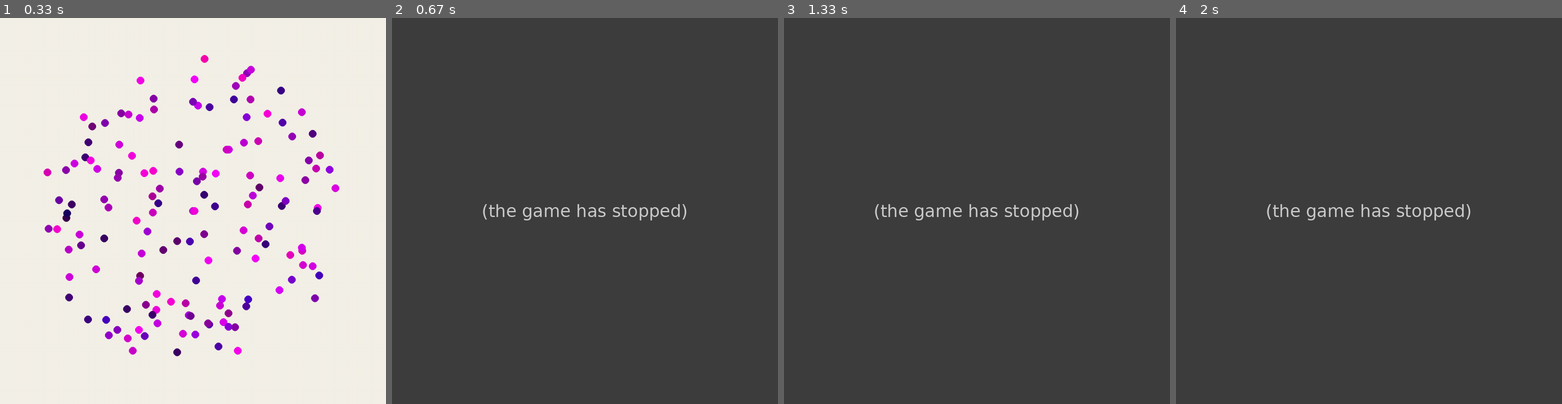
Above: before the commit, frames 1-4 (left to right).
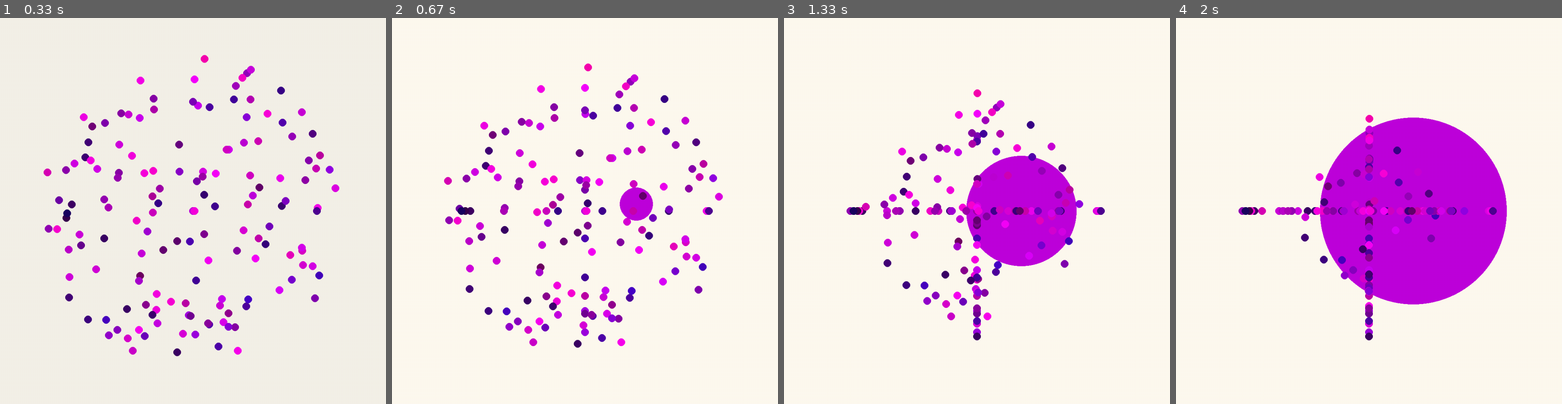
Above: after the commit, the same moments.

Repository: sd18spring/InteractiveProgramming
Game: pygame game, started from final.py
The game is run twice, just before and just after one commit, with the same random seed, the same clock (stepped at 60 frames per second) and the same inputs.
Inputs (mouse positions are in pixels of both pictures, inside the frame that each line leads up to):
- Up to frame 1 (0.33 s): no input
- Up to frame 2 (0.67 s): click (585, 211) at 0.38 s
- Up to frame 3 (1.33 s): no input
- Up to frame 4 (2 s): no input

Frame 1 is identical in both runs. In frame 2, 100% of the frame differs, in the area x 0-100%, y 0-100%; in frame 3, 100%; in frame 4, 100%.
Error before the commit: UnboundLocalError: cannot access local variable 'dot' where it is not associated with a valu...; the game stopped at 0.43 s (later frames are placeholders)

Commit message:
Base integration finished

Diff:
--- a/final.py
+++ b/final.py
@@ -44,7 +44,7 @@
             if dot.label == target.label:
                 target = dot
 
-        while target.x < size[0]//2 and target.y < size[1]//2:
+        while target.radius < 600:
             self.screen.fill(pygame.Color(255,250,240))
             for dot in dots:
                 if dot.x <= self.size[0]//2 and dot.y < self.size[1]//2:
@@ -77,7 +77,6 @@
     def returnHome(self):
         """Returns to the screen with all of the movie dots when in a zoomed in state."""
         self.model.dots = self.model.home_dots
-        self.home = not self.home
 
 class VisualizerModel(object):
     """ Encodes a model of the game state """
@@ -92,7 +91,6 @@
             self.dot_to_child[dot.label] = []
             self.home_dots.append(dot)
 
-
     def __str__(self):
         output_lines = []
         for dot in self.dots:
@@ -142,8 +140,6 @@
         return "Dot radius=%f, x=%f, y=%f" % (self.radius,
                                               self.x,
                                               self.y)
-
-
 
 class MovieDot(Dot):
     def __init__(self,radius,x,y,movie0):
@@ -201,6 +197,7 @@
 
         elif event.type == MOUSEBUTTONUP and not self.view.home:
             self.view.returnHome()
+            self.view.home = not self.view.home
 
 if __name__ == '__main__':
     pygame.init()
